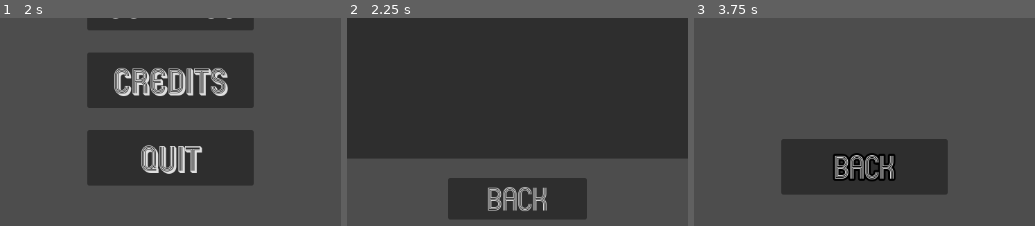
Above: before the commit, frames 1-3 (left to right).
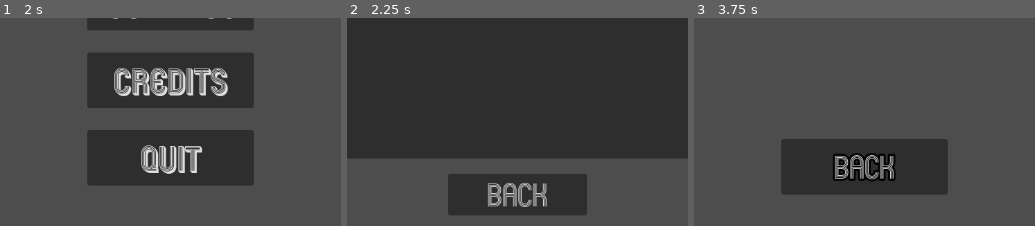
Above: after the commit, the same moments.

Repository: Pixel-Annihilators/Settings-Base
Game: Godot game, scene res://scenes/Menus/MainMenu.tscn
The game is run twice, just before and just after one commit, with the same random seed, the same clock (stepped at 60 frames per second) and the same inputs.
Inputs:
- Up to frame 1 (2 s): click "PLAY" at 0.5 s; click "PLAY" at 1.25 s
- Up to frame 2 (2.25 s): click "SETTINGS" at 2 s
- Up to frame 3 (3.75 s): click "BACK" at 2.75 s; click "CREDITS" at 3.5 s
The pictures show only the part of the screen within x 25-75%, y 50-100%; the shares and areas given below are measured in that part.

Frame 1 is identical in both runs. In frame 2, 2.6% of the frame differs, in the area x 29-71%, y 75-97%; in frame 3, nothing differs.

Commit message:
Fixed SettingsScene lower part not clickable
By removing HSeparator before the back button,
making the back button stay down,
and adding a HSeparator below the backbutton.

Diff:
--- a/scenes/Menus/SettingsScene.tscn
+++ b/scenes/Menus/SettingsScene.tscn
@@ -1,10 +1,12 @@
-[gd_scene load_steps=5 format=3 uid="uid://bk20si7j5eclg"]
+[gd_scene load_steps=6 format=3 uid="uid://bk20si7j5eclg"]
 
 [ext_resource type="Script" path="res://scripts/Menus/Settings/SettingsScene.gd" id="1_1m8rc"]
 [ext_resource type="FontFile" uid="uid://btkcpch6va07s" path="res://assets/fonts/Mexcellent Rg.otf" id="1_fwuvv"]
 [ext_resource type="PackedScene" uid="uid://f0phhi15cdn8" path="res://scenes/Menus/SettingsTabContainer.tscn" id="2_5b2i6"]
 
 [sub_resource type="StyleBoxEmpty" id="StyleBoxEmpty_h6sar"]
+
+[sub_resource type="StyleBoxEmpty" id="StyleBoxEmpty_ntit3"]
 
 [node name="SettingsScene" type="Control"]
 layout_mode = 3
@@ -57,17 +59,18 @@
 size_flags_horizontal = 4
 size_flags_vertical = 4
 
-[node name="HSeparator3" type="HSeparator" parent="MarginContainer/VBoxContainer"]
-layout_mode = 2
-theme_override_constants/separation = 230
-theme_override_styles/separator = SubResource("StyleBoxEmpty_h6sar")
-
 [node name="SettingsBackButton" type="Button" parent="MarginContainer/VBoxContainer" groups=["settings_back_button"]]
 custom_minimum_size = Vector2(200, 60)
 layout_mode = 2
 size_flags_horizontal = 4
+size_flags_vertical = 10
 theme_override_fonts/font = ExtResource("1_fwuvv")
 theme_override_font_sizes/font_size = 42
 text = "BACK"
 
+[node name="HSeparator3" type="HSeparator" parent="MarginContainer/VBoxContainer"]
+layout_mode = 2
+theme_override_constants/separation = 12
+theme_override_styles/separator = SubResource("StyleBoxEmpty_ntit3")
+
 [connection signal="pressed" from="MarginContainer/VBoxContainer/SettingsBackButton" to="." method="_on_settings_back_button_pressed"]
